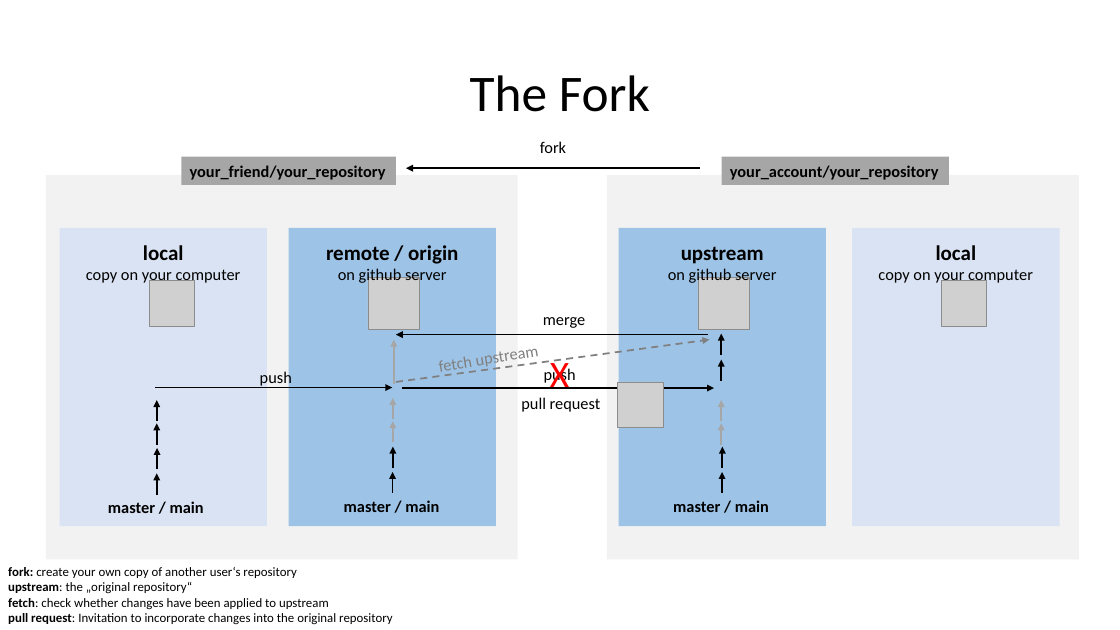
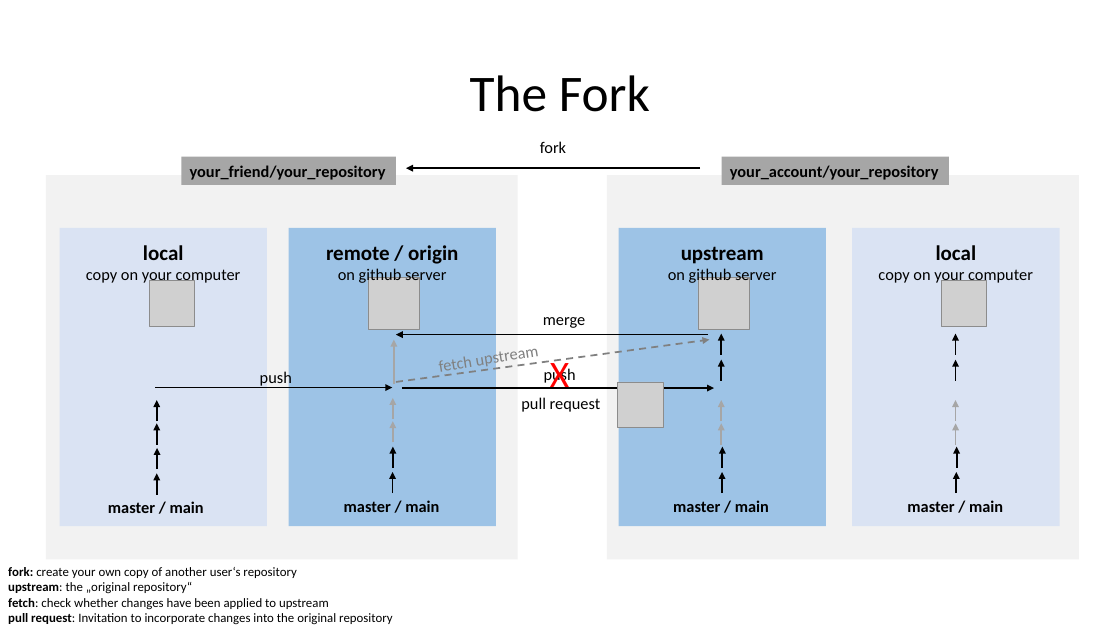
Before and after one commit to remichel/Buschlab_Github_Workshop, a slide deck: slide 5 of github_workshop.pptx. Drawn at 1120x630 pixels with LibreOffice and Linux fonts; fonts in the diff are those of the drawing; grey boxes stand for pictures. Boxes give left, top, right and bottom in pixels: in the first picture for what was removed or moved away, otherwise in the second. Text is boxed around its words. In the diff, an @@ line names an element or a change of style, - is before the commit and + after.

```diff
--- a/github_workshop.pptx
+++ b/github_workshop.pptx
@@ arrow added from (956, 355) to (956, 334), #000000 1.5 pt @@
@@ arrow added from (956, 381) to (956, 360), #000000 1.5 pt @@
@@ arrow added from (956, 421) to (956, 400), #A6A6A6 1.5 pt @@
@@ arrow added from (956, 444) to (956, 423), #A6A6A6 1.5 pt @@
@@ arrow added from (957, 468) to (957, 447), #000000 1.5 pt @@
@@ arrow added from (956, 493) to (956, 472), #000000 1.5 pt @@
@@ text added at (907, 500, 1003, 512), 14 pt, text #000000, bold @@
+master / main
```
Also in this commit, not shown: 2 other slides changed, 1 slide added.
